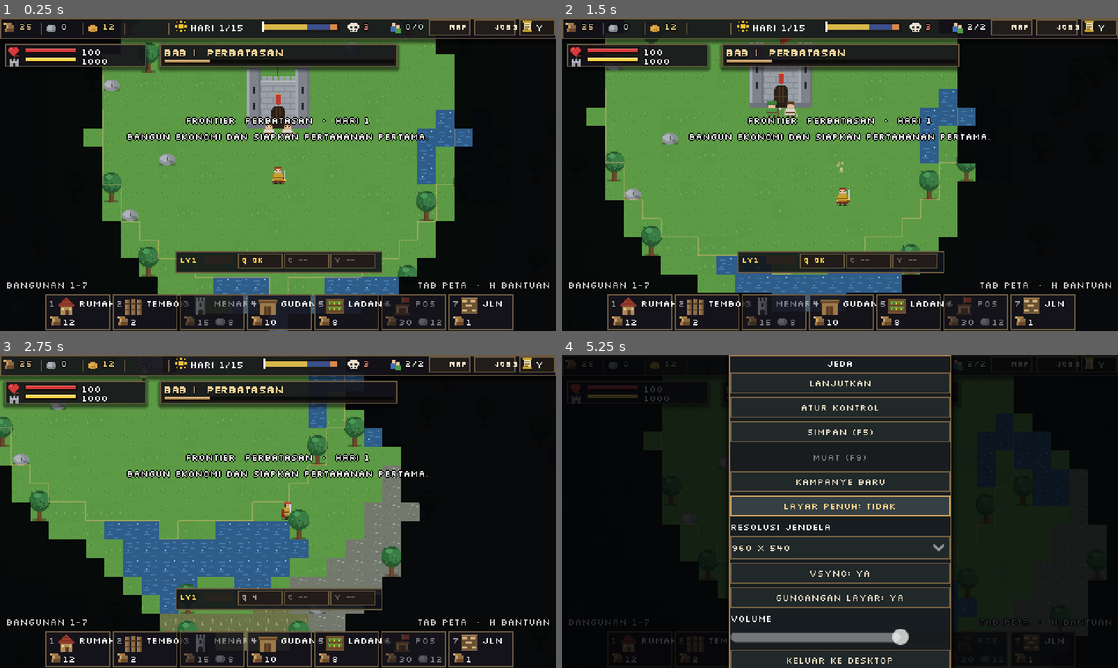
Above: before the commit, frames 1-4 (two rows, left to right).
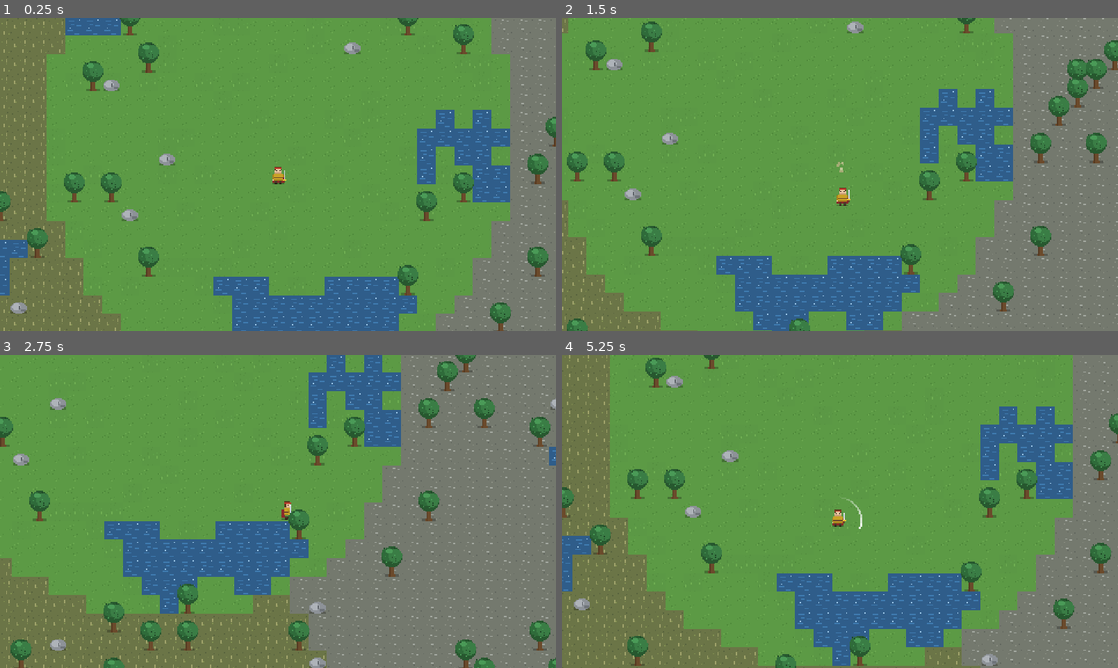
Above: after the commit, the same moments.

Repository: shimleabyte/hold-the-keep
Game: Godot game, scene res://scenes/main.tscn
Same seed, same stepped clock (60 frames per second), same inputs: the game is played once before the commit and once after it.
Inputs (mouse positions are in pixels of both pictures, inside the frame that each line leads up to):
- Up to frame 1 (0.25 s): no input
- Up to frame 2 (1.5 s): tap Enter at 0.5 s; move the mouse to (962, 158) at 0.52 s; hold D (move_right) 0.53-1.28 s; tap C (ability_cleave) at 0.6 s; click (962, 158) at 0.67 s; tap Space at 0.77 s; move the mouse to (728, 190) at 1.27 s; hold S (move_down) from 1.28 s (still down); tap Q (ability_dash) at 1.35 s
- Up to frame 3 (2.75 s): tap Space at 1.52 s; move the mouse to (333, 442) at 2.02 s; release S (move_down) at 2.03 s; hold D (move_right) from 2.03 s (still down); tap V (ability_rally) at 2.1 s
- Up to frame 4 (5.25 s): move the mouse to (812, 574) at 2.77 s; release D (move_right) at 2.78 s; hold W (move_up) 2.78-3.53 s; tap F (attack) at 2.85 s; click (812, 574) at 2.92 s; tap Space at 3.02, 3.77, 4.52 s; move the mouse to (1006, 558) at 3.52 s; hold E (interact) 3.53-4.28 s; hold A (move_left) 3.53-5.03 s; move the mouse to (673, 464) at 4.27 s; tap Shift (sprint) at 4.35 s; move the mouse to (867, 511) at 5.02 s; hold S (move_down) from 5.03 s (still down); tap P at 5.1 s; click (867, 511) at 5.17 s

The runs differ from the first frame. In frame 1, 63% of the frame differs, in the area x 0-100%, y 0-100%; in frame 2, 63%; in frame 3, 62%; in frame 4, 100%.
Error before the commit: Invalid access to property or key 'bridge' on a base object of type 'Dictionary'. (res://scripts/ui/hud.gd:376)
Error after the commit: Parse Error: Could not resolve external class member "TEXTURES". (res://scripts/systems/build_system.gd:159)

Commit message:
Register bridges as non-blocking route infrastructure

Diff:
--- a/scripts/entities/building.gd
+++ b/scripts/entities/building.gd
@@ -12,6 +12,7 @@
     "forge": preload("res://assets/sprites/forge.svg"),
     "outpost": preload("res://assets/sprites/outpost.svg"),
     "road": preload("res://assets/sprites/road.svg"),
+    "bridge": preload("res://assets/sprites/bridge.svg"),
 }
 const ARROW_SCRIPT := preload("res://scripts/entities/arrow.gd")
 
@@ -54,7 +55,7 @@
 
 
 func _ready() -> void:
-    if id != "road":
+    if id != "road" and id != "bridge":
         var w := size.x * WorldConfig.tile_size
         var h := size.y * WorldConfig.tile_size
         var shape := RectangleShape2D.new()
